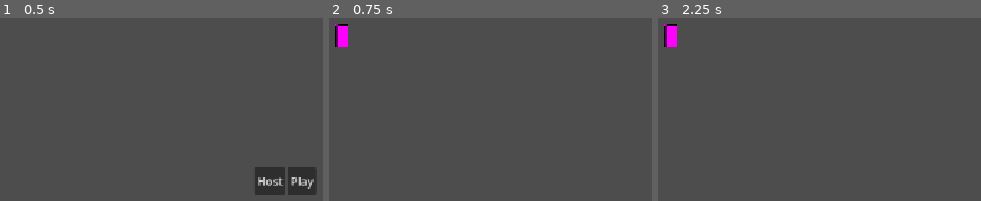
Above: before the commit, frames 1-3 (left to right).
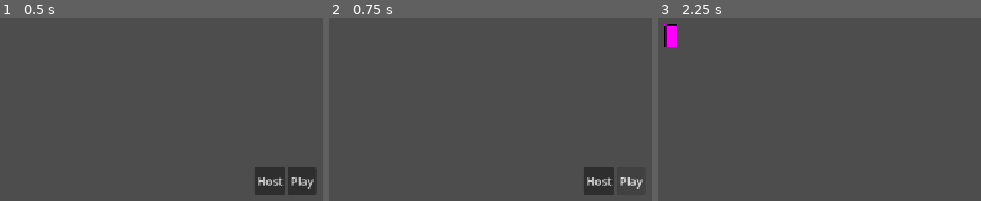
Above: after the commit, the same moments.

Repository: CCCCOOH/gotdot-multipleplayer-shoot-course
Game: Godot game, scene res://UI/main_menu.tscn
Same seed, same stepped clock (60 frames per second), same inputs: the game is played once before the commit and once after it.
Inputs (mouse positions are in pixels of both pictures, inside the frame that each line leads up to):
- Up to frame 1 (0.5 s): no input
- Up to frame 2 (0.75 s): click "Play" at 0.5 s
- Up to frame 3 (2.25 s): click (958, 180) at 1.25 s, where only the run after the commit has a clickable "Play"; click (926, 180) at 2 s, where only the run after the commit has a clickable "Host"

Frame 1 is identical in both runs. In frame 2, 2.0% of the frame differs, in the area x 1-98%, y 3-97%; in frame 3, nothing differs.

Commit message:
实现了服务器的稳定连接，只有连接到服务器之后才能切换到主场景!

Diff:
--- a/UI/main_menu.gd
+++ b/UI/main_menu.gd
@@ -18,7 +18,7 @@
 	host_button.pressed.connect(_on_host_pressed)
 	join_button.pressed.connect(_on_join_pressed)
 	# 没有一个玩家连接该信号就会发送玩家的ID作为参数
-	multiplayer.peer_connected.connect(_on_peer_connected)
+	multiplayer.connected_to_server.connect(_on_connected_to_server)
 
 # Host按钮事件
 func _on_host_pressed() -> void:
@@ -28,13 +28,11 @@
 	multiplayer.multiplayer_peer = server_peer
 	get_tree().change_scene_to_packed(main_scene) # 通过get_tree()获取到包含当前场景的场景树将本场景树切换到main_scene所对应的场景树
 
-# _下划线表示 private/私有方法，不应该从外部调用它
 func _on_join_pressed() -> void:
 	var client_peer := ENetMultiplayerPeer.new()
 	client_peer.create_client("127.0.0.1", PORT)
 	multiplayer.multiplayer_peer = client_peer
-	get_tree().change_scene_to_packed(main_scene)
 
-# 需要再Debug中启用多个实例来进行调试 Debug -> Coustomize Run Instances
-func  _on_peer_connected(id: int) -> void: # id是peer连接信号发出的参数
-	print("peer connected! %s" % id) # id = 1始终是为服务器预留的，客户端的id是一个随机的整数
+# 任何结点只有当连接到服务器时会切换场景
+func  _on_connected_to_server() -> void:
+		get_tree().change_scene_to_packed(main_scene)
--- a/main.gd
+++ b/main.gd
@@ -1,11 +1,19 @@
 extends Node
 
-
-# Called when the node enters the scene tree for the first time.
 func _ready() -> void:
-	print("Hello World!") # Replace with function body.
-
-
-# Called every frame. 'delta' is the elapsed time since the previous frame.
-func _process(delta: float) -> void:
-	pass
+	#peer_ready.rpc()	# 脚本中的任何函数都是可调用的对象，并对func执行rpc调用，即以rpc方式调用了这个函数
+	# 对所有已经连接的对手端进行远程调用（网络请求）
+	# 如果四个人都已经连接上了，接下来所有人都会对对手端执行peer_ready操作
+	peer_ready.rpc_id(1)	# 只发送给服务器节点而不是发所给所有结点
+# 如果注解中用all_remote会导致yourself is not allowd by selected mode错误
+# 原因在于服务器也会执行这个函数，而这个函数用了call_remote后就只能由自身去调用
+# 别点结点调用后通知了服务器没有问题，但服务器自己调用就会报错了，所以我们用call_local表示既可以网络调用也可以本地调用（自己调用）
+@rpc("any_peer", "call_local", "reliable")	# 表示这是一个远程调用
+'''
+	rpc补充：
+	Remote Procedure Call 远程程序调用
+	意思是在一个结点上调用函数会在所有连接的结点上执行
+	参数解释: any_peer 允许任何对等端执行 call_local 允许网络和本地执行
+'''
+func peer_ready() -> void:
+	print("peer ready %s " % multiplayer.get_remote_sender_id()) # 打印是哪个结点发出了RPC请求
